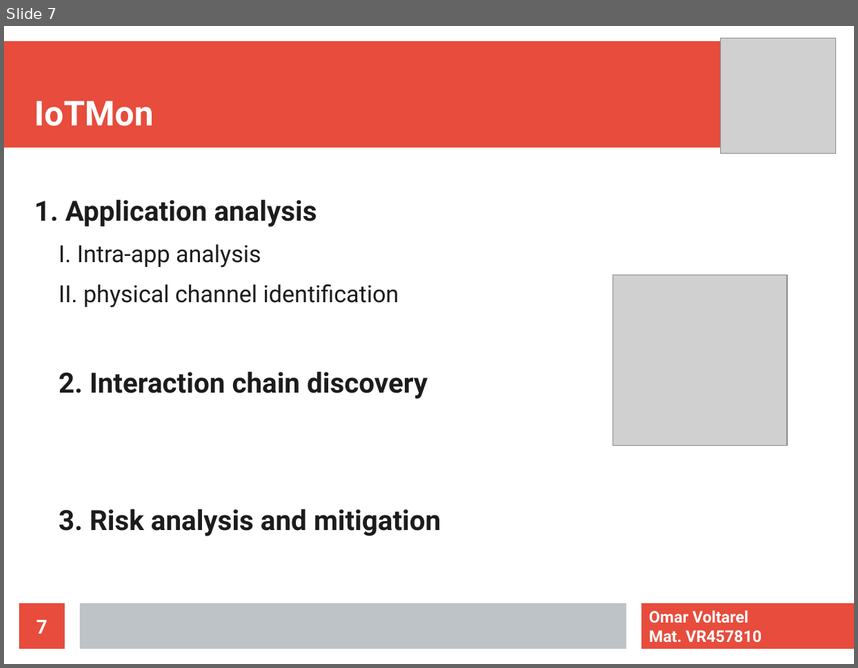
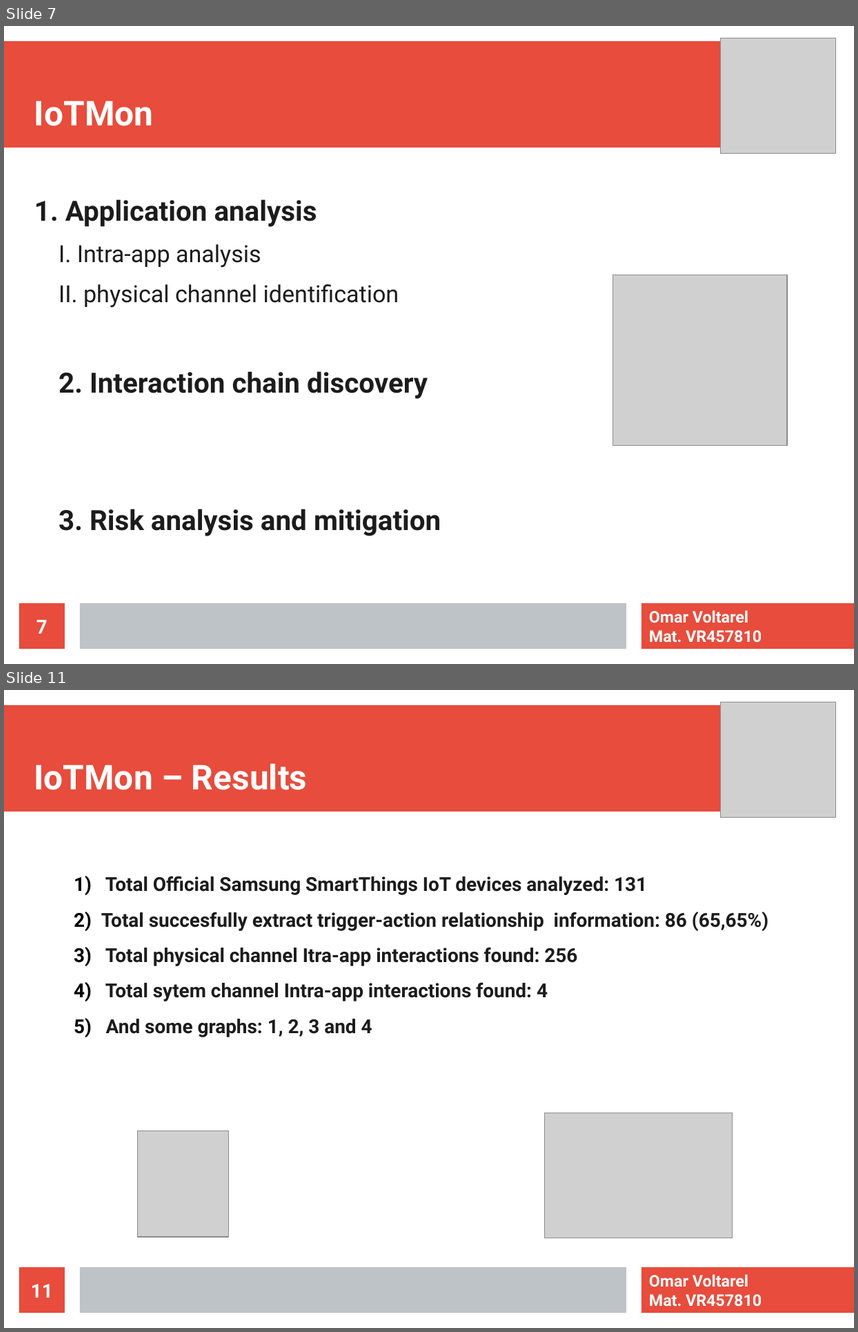
Before and after one commit to vomar18/CCS18_IoTMon_Voltarel, a slide deck: presentazione_IoT_pcontrol.odp. Shown one above the other, each under a label of ours: slide 7 before the commit, slides 7 and 11 after it; the slides between them are not shown. The pictures are 858x668 and 858x1332 pixels, drawn with LibreOffice and Linux fonts; fonts in the diff are those of the drawing; grey boxes stand for pictures. Boxes give left, top, right and bottom in pixels: in the first picture for what was removed or moved away, otherwise in the second. Text is boxed around its words. In the diff, an @@ line names an element or a change of style, - is before the commit and + after.

```diff
--- a/presentazione_IoT_pcontrol.odp
+++ b/presentazione_IoT_pcontrol.odp
@@ slide 11 added at (x1=4, y1=690, x2=854, y2=1328), background #FFFFFF; not listed: 3 template elements that a slide beside it also shows @@
@@ picture added at (x1=721, y1=702, x2=836, y2=818) @@
@@ title added at (x1=34, y1=763, x2=307, y2=790), 32 pt, text #FFFFFF, bold @@
+IoTMon – Results
@@ text added at (x1=101, y1=876, x2=769, y2=1037), 18 pt, text #1C1C1C, bold @@
+1) Total Official Samsung SmartThings IoT devices analyzed: 131
+2) Total succesfully extract trigger-action relationship information: 86 (65,65%)
+3) Total physical channel Itra-app interactions found: 256
+4) Total sytem channel Intra-app interactions found: 4
+5) And some graphs: 1, 2, 3 and 4
@@ picture added at (x1=545, y1=1113, x2=733, y2=1238) @@
@@ picture added at (x1=137, y1=1130, x2=228, y2=1236) @@
@@ page number added at (x1=19, y1=1267, x2=65, y2=1312), fill #E74C3C, 18 pt, text #FFFFFF, bold @@
+11
@@ text added at (x1=649, y1=1274, x2=762, y2=1305), 15 pt, text #FFFFFF, bold @@
+Omar Voltarel
+Mat. VR457810
```
Also in this commit, not shown: 5 slides changed.
